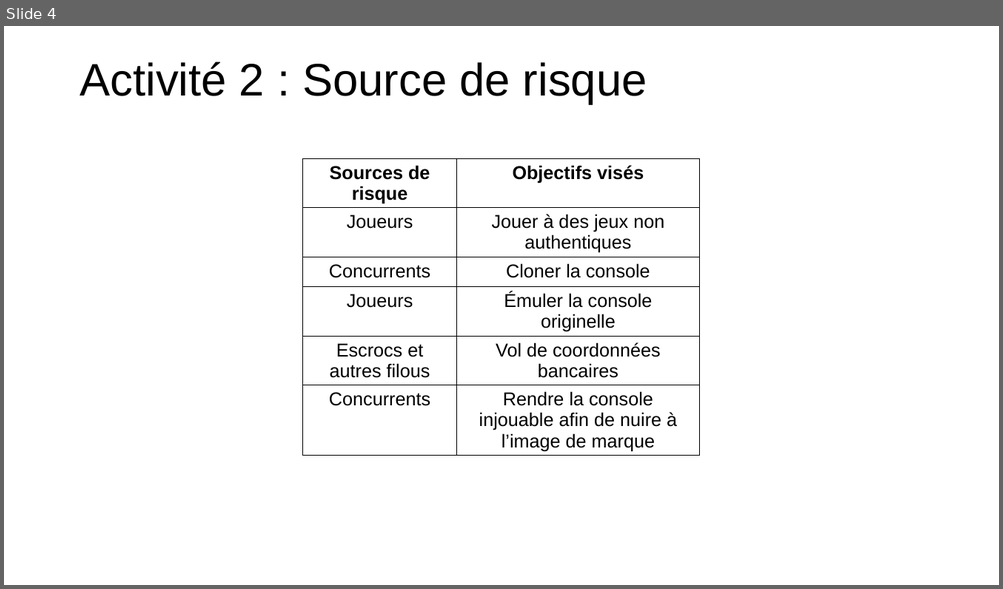
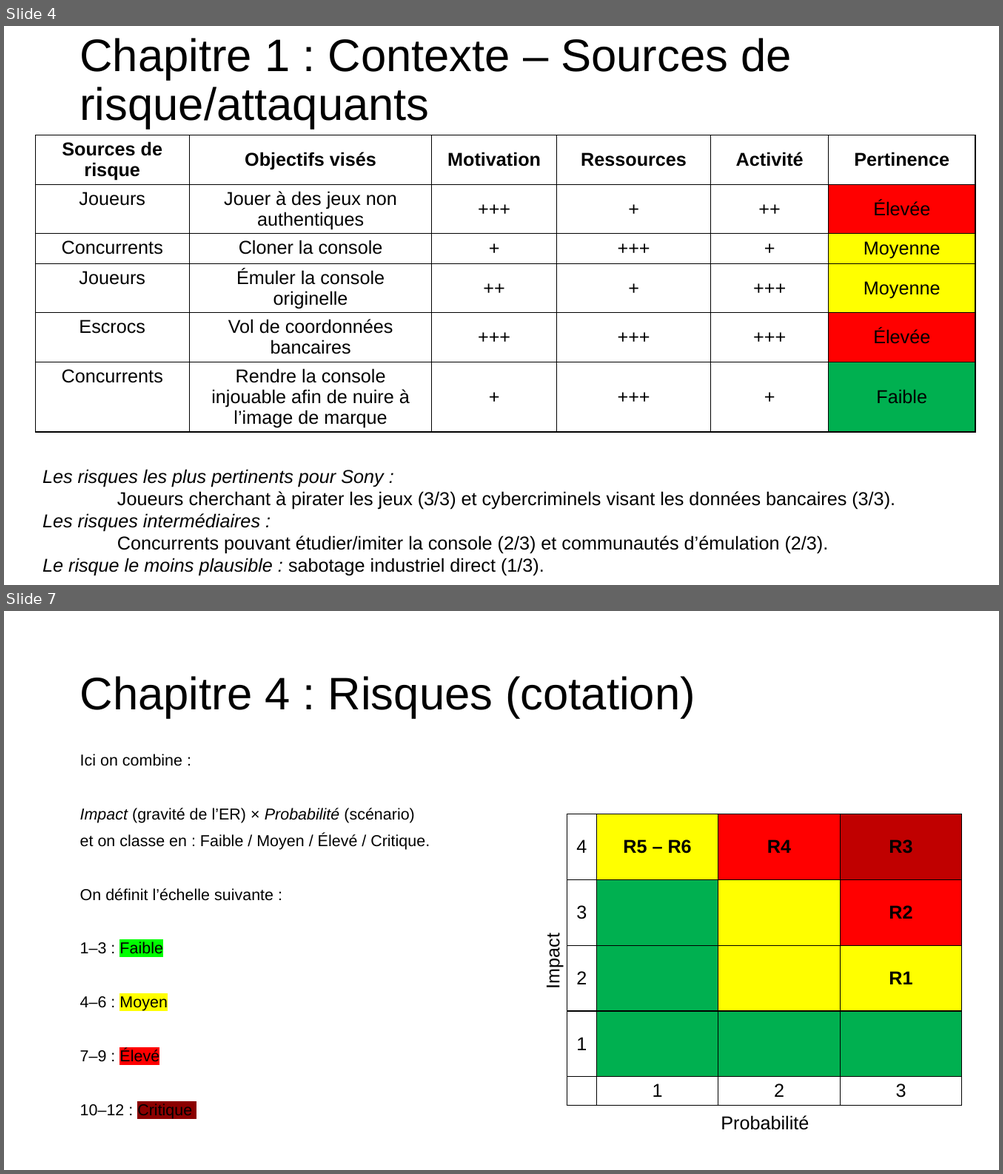
Before and after one commit to theox33/Securite_SE, a slide deck: Exercice PS4/Atelier 1/Diaporama.pptx. Shown one above the other, each under a label of ours: slide 4 before the commit, slides 4 and 7 after it; the slides between them are not shown. The pictures are 1003x589 and 1003x1174 pixels, drawn with LibreOffice and Linux fonts; fonts in the diff are those of the drawing. Boxes give left, top, right and bottom in pixels: in the first picture for what was removed or moved away, otherwise in the second. Text is boxed around its words. In the diff, an @@ line names an element or a change of style, - is before the commit and + after.

```diff
--- a/Exercice PS4/Atelier 1/Diaporama.pptx
+++ b/Exercice PS4/Atelier 1/Diaporama.pptx
@@ slide 7 added at (4, 611, 999, 1170), background #FFFFFF @@
@@ title added at (80, 676, 695, 718), 44 pt, text #000000 @@
+Chapitre 4 : Risques (cotation)
@@ text added at (80, 754, 430, 1119), 15.3 pt, text #000000 @@
+Ici on combine :
+Impact (gravité de l’ER) × Probabilité (scénario)
+et on classe en : Faible / Moyen / Élevé / Critique.
+On définit l’échelle suivante :
+1–3 : Faible
+4–6 : Moyen
+7–9 : Élevé
+10–12 : Critique
@@ table added at (567, 814, 962, 1108), 5 rows, 4 columns @@
+4 | R5 – R6 | R4 | R3
+3 |  |  | R2
+2 |  |  | R1
+1 |  |  | 
+ | 1 | 2 | 3
@@ text added at (543, 939, 563, 988), 18 pt, text #000000 @@
+Impact
@@ text added at (720, 1116, 808, 1130), 18 pt, text #000000 @@
+Probabilité
@@ slide 4 changed as well @@
@@ title at (79, 38, 791, 129): text changed @@
-Activité 2 : Source de risque
+Chapitre 1 : Contexte – Sources de risque/attaquants
@@ table at (35, 136, 976, 450) @@
-column 1, row 5: Escrocs et autres filous
+column 1, row 5: Escrocs
+column 3: Motivation | +++ | + | ++ | +++ | +
+column 4: Ressources | + | +++ | + | +++ | +++
+column 5: Activité | ++ | + | +++ | +++ | +
+column 6: Pertinence | Élevée | Moyenne | Moyenne | Élevée | Faible
@@ table: place and size @@
-table at (302, 158, 700, 473)
+table at (35, 136, 976, 450)
@@ text added at (42, 469, 895, 577), 18 pt, text #000000 @@
+Les risques les plus pertinents pour Sony :
+Joueurs cherchant à pirater les jeux (3/3) et cybercriminels visant les données bancaires (3/3).
+Les risques intermédiaires :
+Concurrents pouvant étudier/imiter la console (2/3) et communautés d’émulation (2/3).
+Le risque le moins plausible : sabotage industriel direct (1/3).
```
Also in this commit, not shown: 2 other slides changed, 6 other slides added, 2 slides removed, 1 other file.
